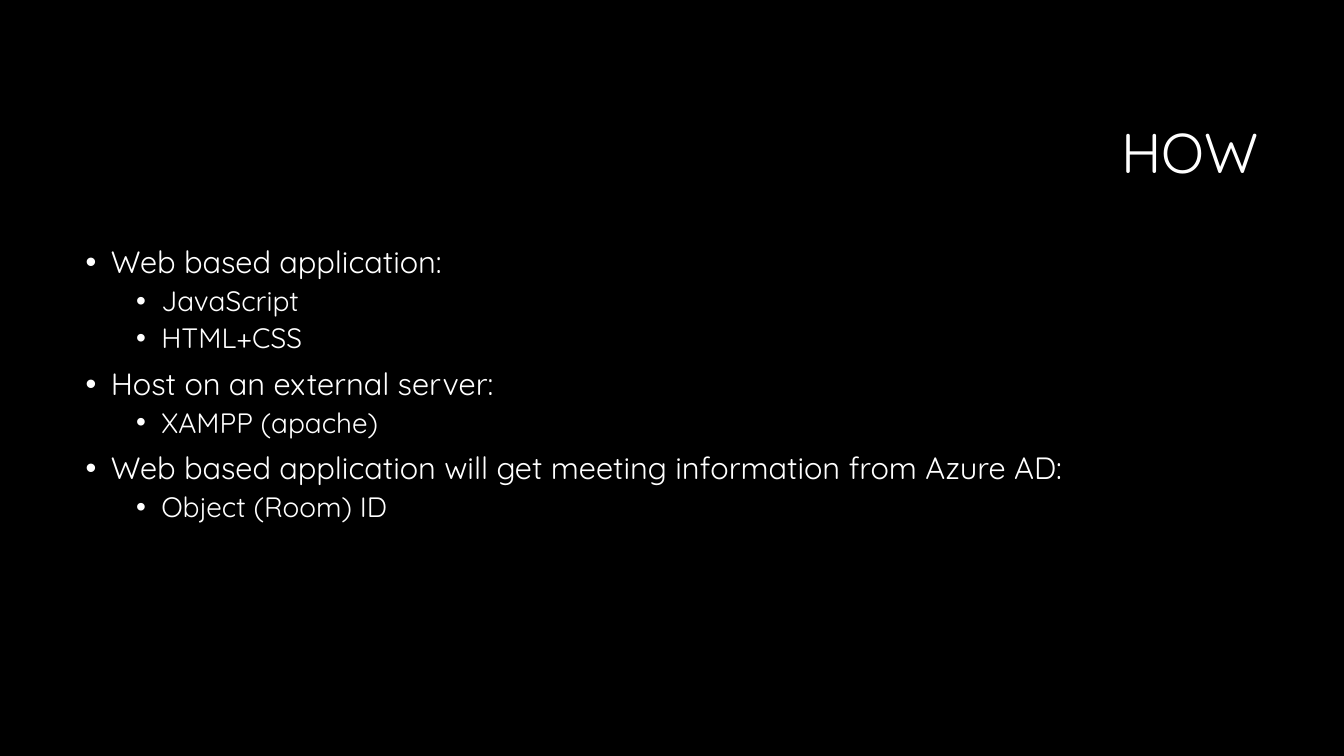
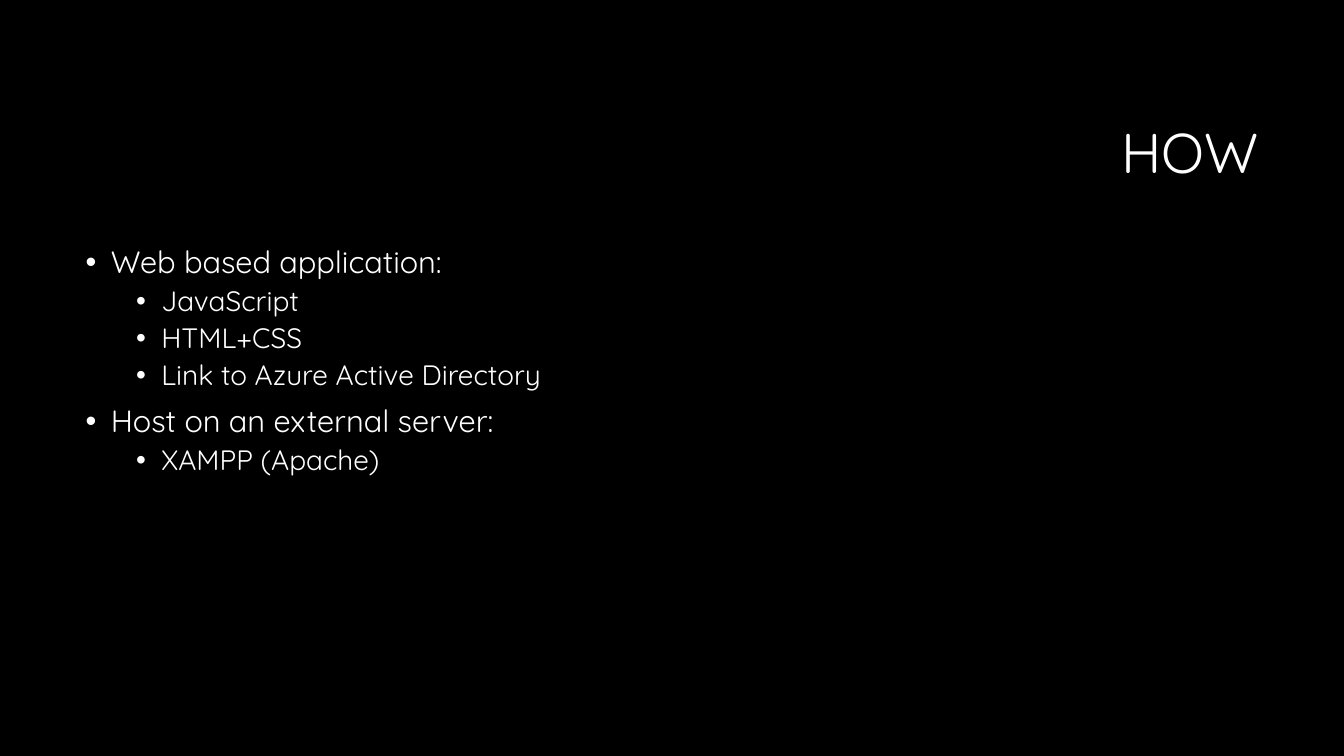
Before and after one commit to RobBas666/SlotMachineF, a slide deck: slide 4 of Presentation.pptx (slide 3 before the commit). Drawn at 1344x756 pixels with LibreOffice and Linux fonts; fonts in the diff are those of the drawing; background and template pictures are left out. Boxes give left, top, right and bottom in pixels: in the first picture for what was removed or moved away, otherwise in the second. Text is boxed around its words. In the diff, an @@ line names an element or a change of style, - is before the commit and + after.

Commit message:
Added to presentation

```diff
--- a/Presentation.pptx
+++ b/Presentation.pptx
@@ text at <box>161,364,541,391</box>: paragraph added @@
+  • Link to Azure Active Directory
@@ text at <box>161,449,380,476</box>: text changed; size 22 to 20 pt @@
-  • XAMPP (apache)
-• Web based application will get meeting information from Azure AD:
-  • Object (Room) ID
+  • XAMPP (Apache)
```
Also in this commit, not shown: 8 slides added, 1 slide removed.
